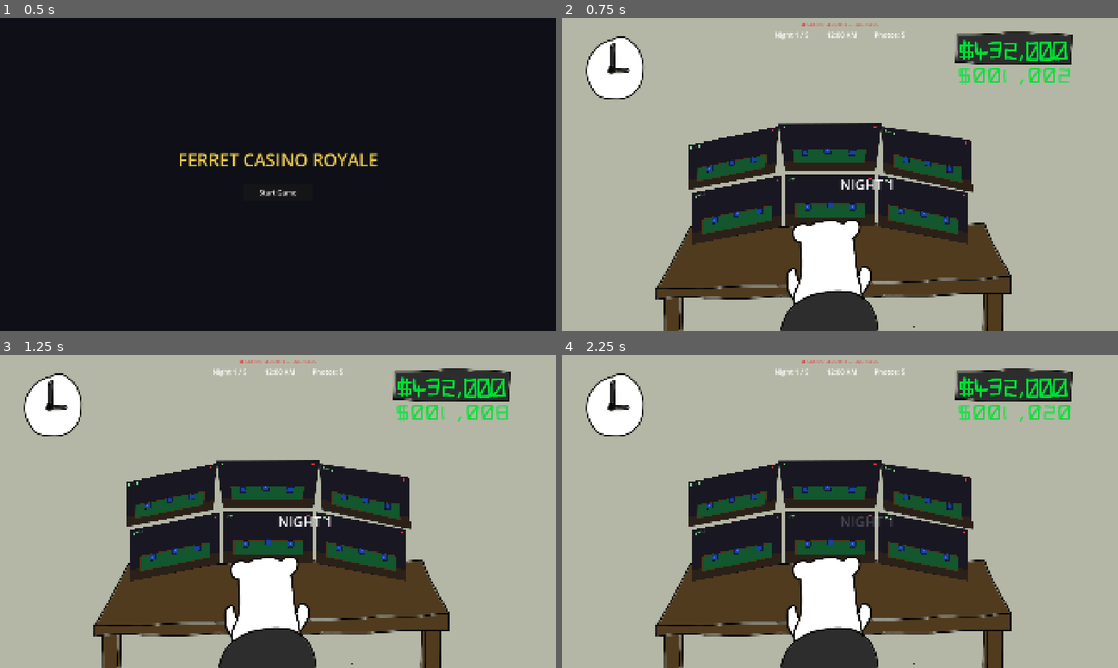
Above: before the commit, frames 1-4 (two rows, left to right).
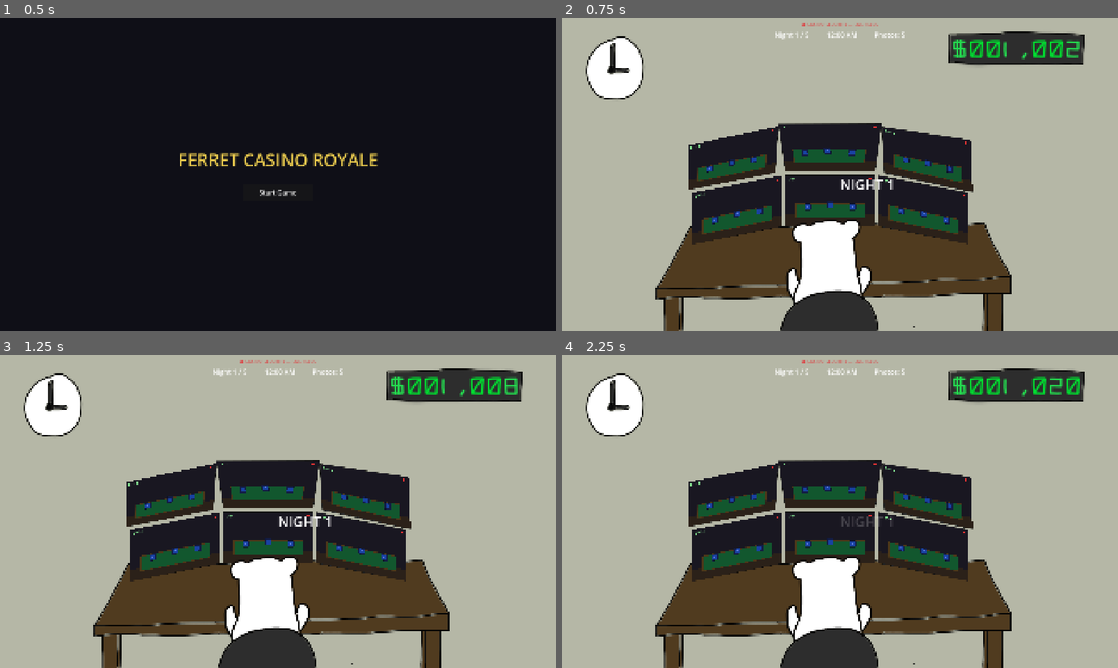
Above: after the commit, the same moments.

Repository: Pekooil/horizon-nexus-hackathon
Game: Godot game, scene res://scenes/StartScreen.tscn
Same seed, same stepped clock (60 frames per second), same inputs: the game is played once before the commit and once after it. The engine's default icon, where the game draws it, is replaced by a stand-in: a white triangle on a blue panel in a dark square.
Inputs (mouse positions are in pixels of both pictures, inside the frame that each line leads up to):
- Up to frame 1 (0.5 s): no input
- Up to frame 2 (0.75 s): click "Start Game" at 0.5 s
- Up to frame 3 (1.25 s): no input
- Up to frame 4 (2.25 s): tap Enter at 1.25 s; move the mouse to (962, 495) at 1.27 s; click (962, 495) at 1.42 s; drag from (728, 527) to (812, 574) at 2.02 s

Frame 1 is identical in both runs. In frame 2, 1.9% of the frame differs, in the area x 69-94%, y 4-22%; in frame 3, 1.9%; in frame 4, 1.9%.

Commit message:
feat: money bar

Diff:
--- a/scenes/Main.tscn
+++ b/scenes/Main.tscn
@@ -2,6 +2,7 @@
 
 [ext_resource type="Script" uid="uid://dlutnkk6nsx0h" path="res://scripts/main.gd" id="1_main"]
 [ext_resource type="Texture2D" uid="uid://cmp0oobgrrw0d" path="res://assets/ferret-casino.png" id="2_bg"]
+[ext_resource type="Texture2D" uid="uid://cy4kq1f04lbel" path="res://money-bar.png" id="3_jlsqs"]
 [ext_resource type="Script" uid="uid://dg2x3ltxbwroa" path="res://scripts/monitor_quad.gd" id="3_monitor"]
 [ext_resource type="Texture2D" uid="uid://dvveouwoxdhdv" path="res://assets/ferret-guard.png" id="4_guard"]
 [ext_resource type="Texture2D" uid="uid://nrhtaw0bdu2" path="res://assets/money_digits/money.png" id="5_money"]
@@ -136,13 +137,22 @@
 text = "● CASINO SECURITY — LIVE FEEDS"
 horizontal_alignment = 1
 
+[node name="MoneyBar" type="TextureRect" parent="MonitorScreen" unique_id=587366673]
+layout_mode = 0
+offset_left = 1330.0
+offset_top = 40.0
+offset_right = 1767.0
+offset_bottom = 176.0
+scale = Vector2(1.1077421, 1.0085502)
+texture = ExtResource("3_jlsqs")
+
 [node name="Money" type="HBoxContainer" parent="MonitorScreen" unique_id=1503927125]
 layout_mode = 0
-offset_left = 1367.0
-offset_top = 164.0
-offset_right = 1581.0
-offset_bottom = 202.0
-scale = Vector2(1.830562, 1.830562)
+offset_left = 1346.0001
+offset_top = 67.00001
+offset_right = 1560.0001
+offset_bottom = 105.00001
+scale = Vector2(2.0847325, 2.0847325)
 theme_override_constants/separation = 2
 
 [node name="Symbol" type="TextureRect" parent="MonitorScreen/Money" unique_id=123056045]
Binary file added: assets/money-bar.png
Not shown, added: assets/money-bar.png.import
Binary file added: money-bar.png
Not shown, added: money-bar.png.import
